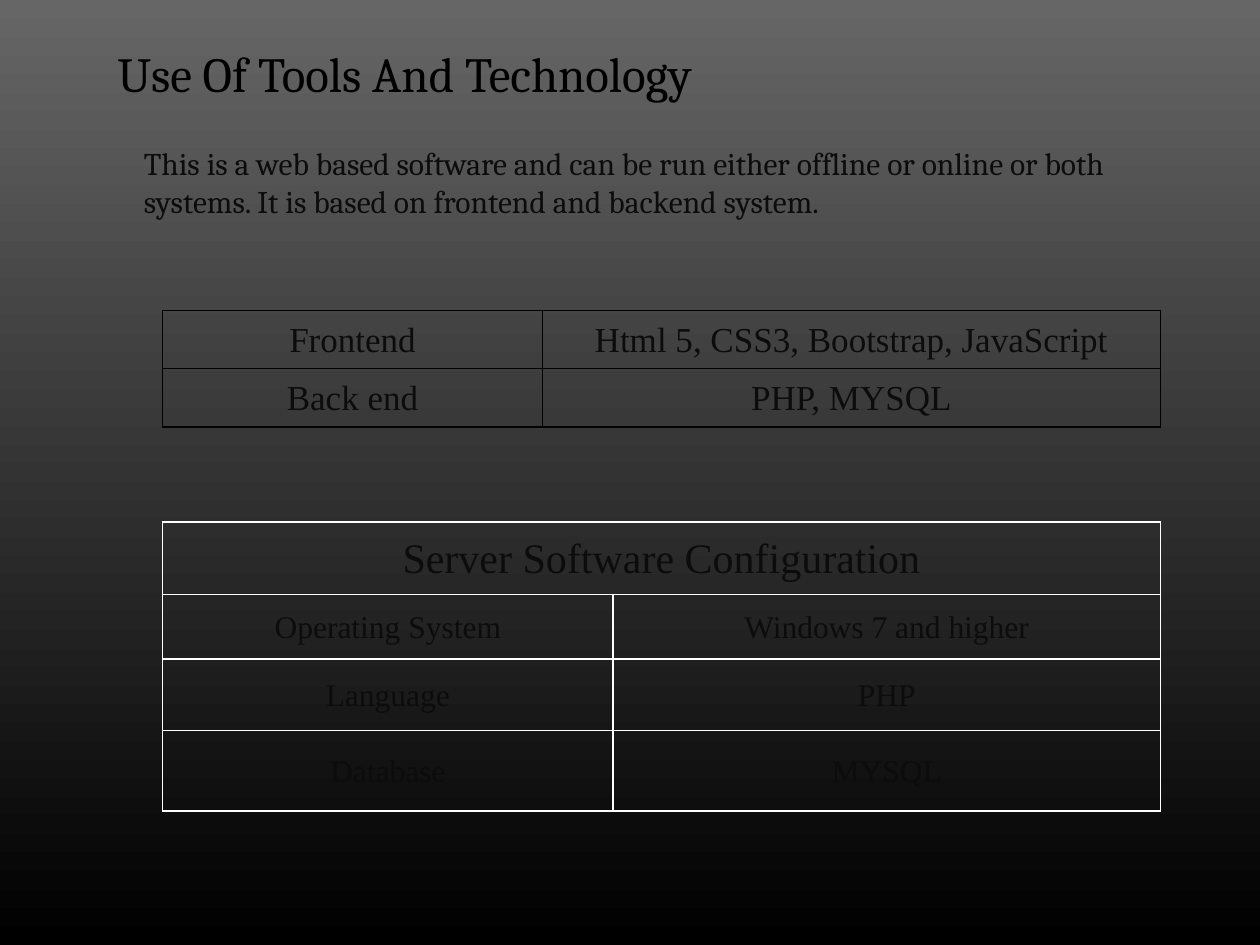
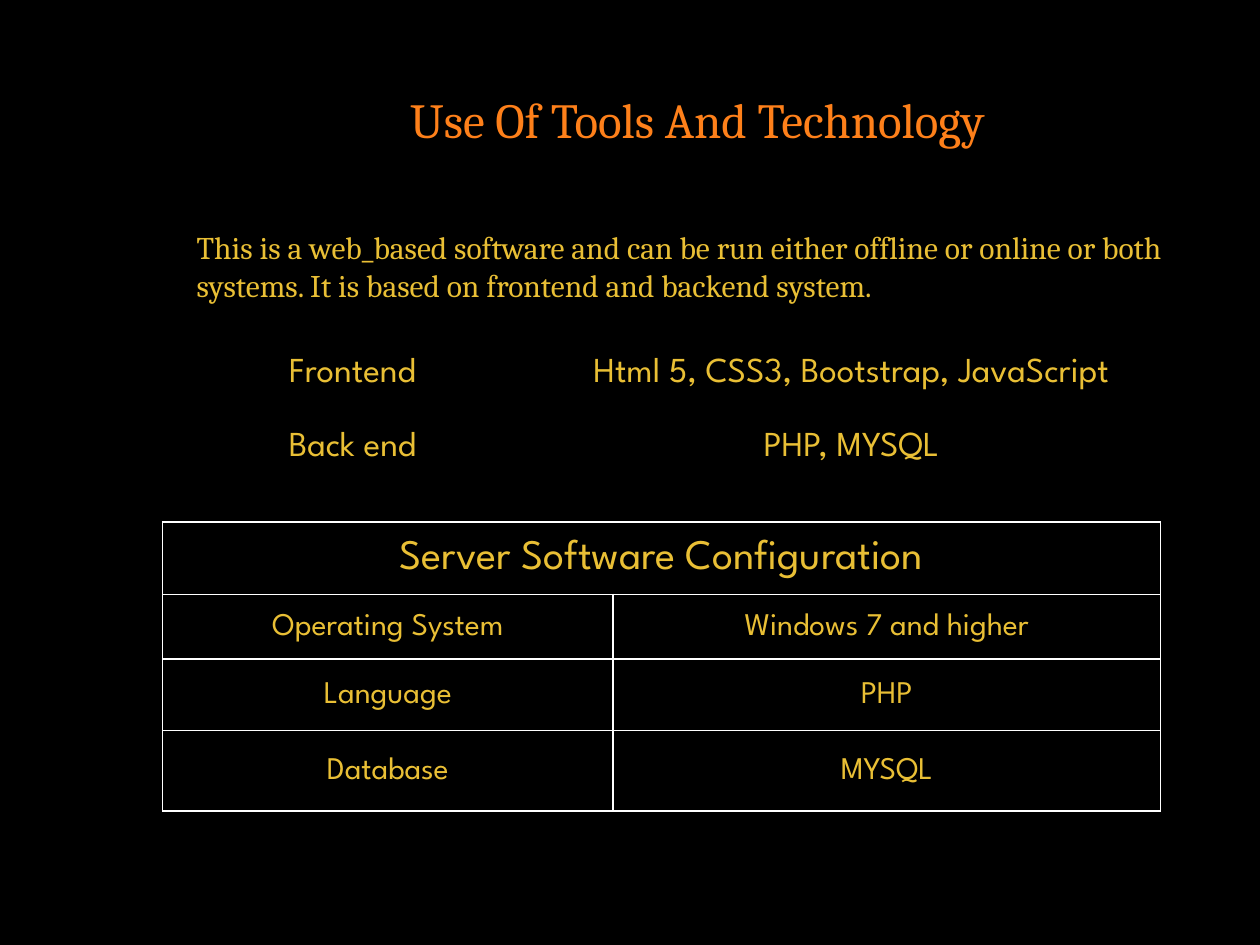
Before and after one commit to RafiaBonna/core_php, a slide deck: slide 16 of project_proposal/rafiabonna.pptx. Drawn at 1260x945 pixels with LibreOffice and Linux fonts; fonts in the diff are those of the drawing; background and template pictures are left out. Boxes give left, top, right and bottom in pixels: in the first picture for what was removed or moved away, otherwise in the second. Text is boxed around its words. In the diff, an @@ line names an element or a change of style, - is before the commit and + after.

```diff
--- a/project_proposal/rafiabonna.pptx
+++ b/project_proposal/rafiabonna.pptx
@@ background picture (left out) to #000000 @@
@@ text "Use Of Tools And Technology": place and size @@
-text "Use Of Tools And Technology" at [118,57,692,103]
+text "Use Of Tools And Technology" at [410,103,985,149]
@@ text "Use Of Tools And Technology" at [410,103,985,149]: text colour #000000 to #FE801A @@
@@ text at [197,236,1161,304]: text changed; text colour #0C0C0C to #E9BF35 @@
-This is a web based software and can be run either offline or online or both systems. It is based on frontend and backend system.
+This is a web_based software and can be run either offline or online or both systems. It is based on frontend and backend system.
@@ table at [163,328,1160,476] @@
@@ font Times New Roman to League Spartan, text colour #0C0C0C to #E9BF35 @@
@@ table: place and size @@
-table at [163,311,1160,427]
+table at [163,328,1160,476]
@@ table at [163,522,1160,810] @@
@@ font Times New Roman to League Spartan, text colour #0C0C0C to #E9BF35 @@
```
Also in this commit, not shown: 15 other slides changed, 2 slides added, 2 slides removed, 6 other files.
